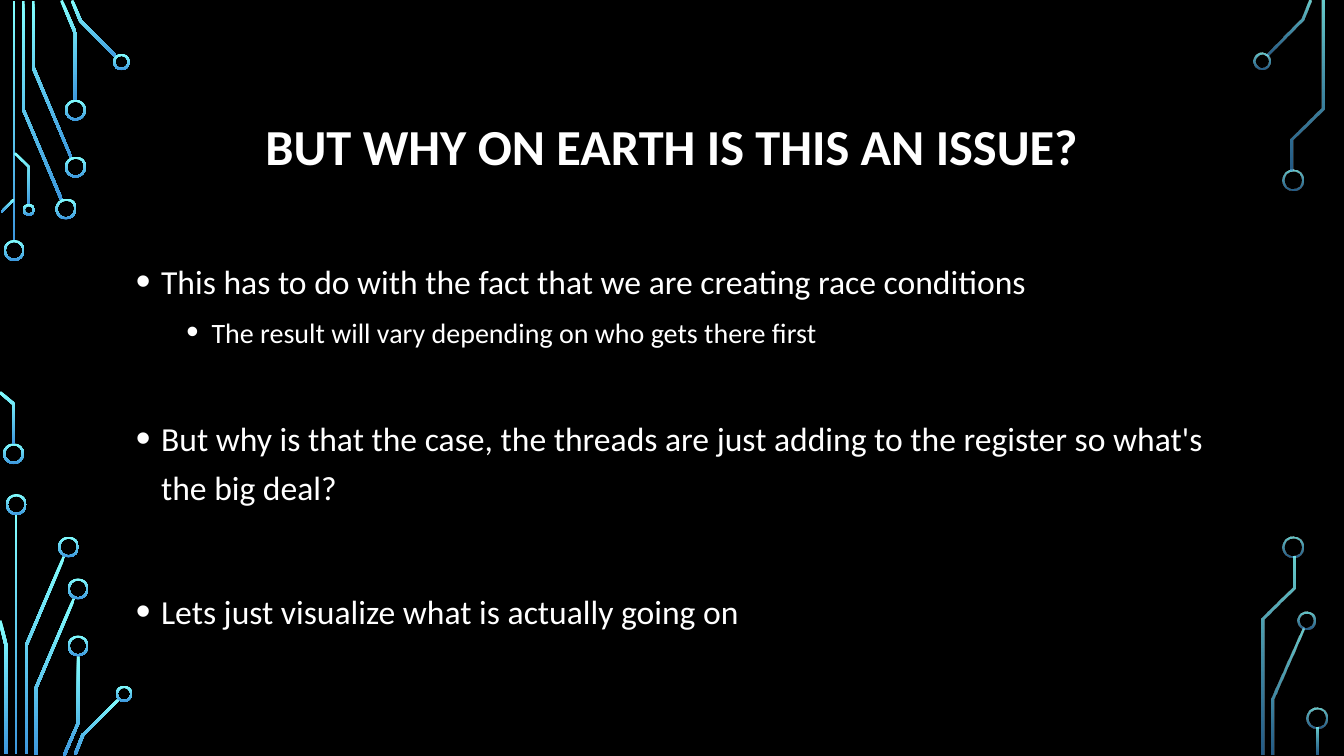
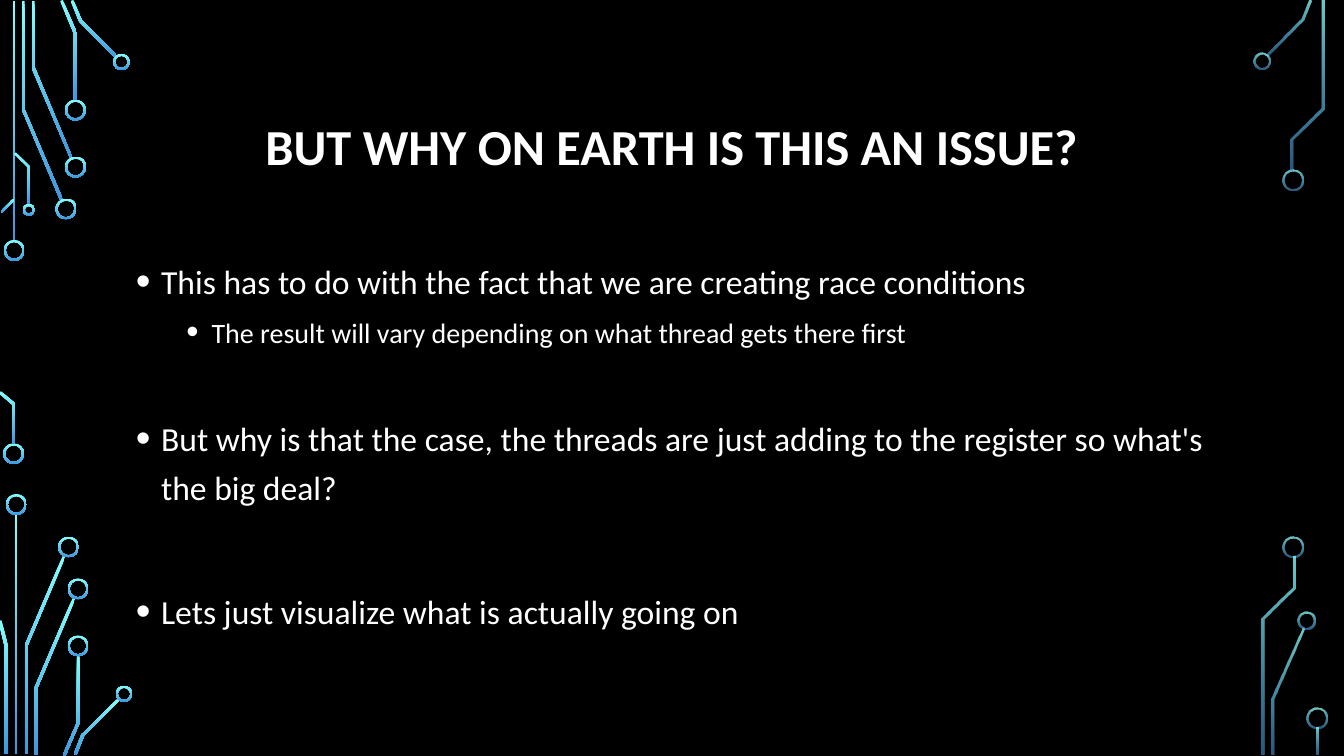
Before and after one commit to psypdt/Advanced_Summer_Course, a slide deck: slide 18 of Day3/Day_3.pptx. Drawn at 1344x756 pixels with LibreOffice and Linux fonts; fonts in the diff are those of the drawing; background and template pictures are left out. Boxes give left, top, right and bottom in pixels: in the first picture for what was removed or moved away, otherwise in the second. Text is boxed around its words. In the diff, an @@ line names an element or a change of style, - is before the commit and + after.

```diff
--- a/Day3/Day_3.pptx
+++ b/Day3/Day_3.pptx
@@ text at (x1=212, y1=323, x2=906, y2=348): text changed @@
-  • The result will vary depending on who gets there first
+  • The result will vary depending on what thread gets there first
```
Also in this commit, not shown: 26 other slides changed, 1 slide added, 1 slide removed.
